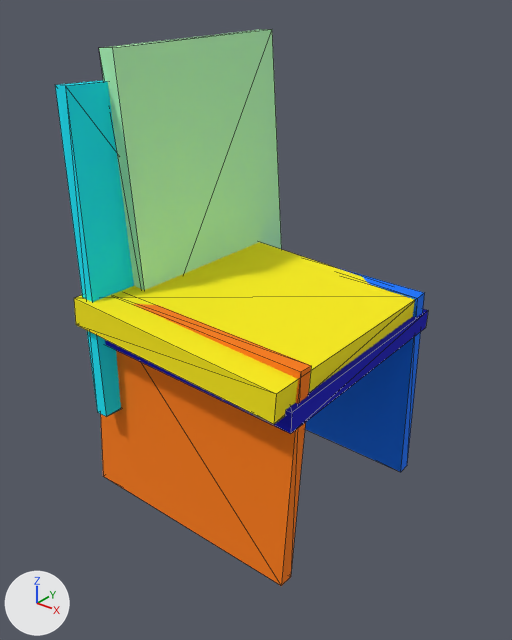
Two versions of the OBJ model train_preds/train_0_6d27c80c3da530d69b11da89c22111dd.obj, one commit apart.
Both versions are drawn from a 50 mm lens placed at (0.693, -0.882, 0.544), pointed at (0.018, -0.038, 0.02). Arrows for +X, +Y and +Z are at lower left; the lights stay in place. Mesh edges are drawn as thin lines. Where no turn or scale is listed for an object, it has been applied to the vertices.

Objects in the first picture: 'train_0_6d27c80c3da530d69b11da89c22111dd'.
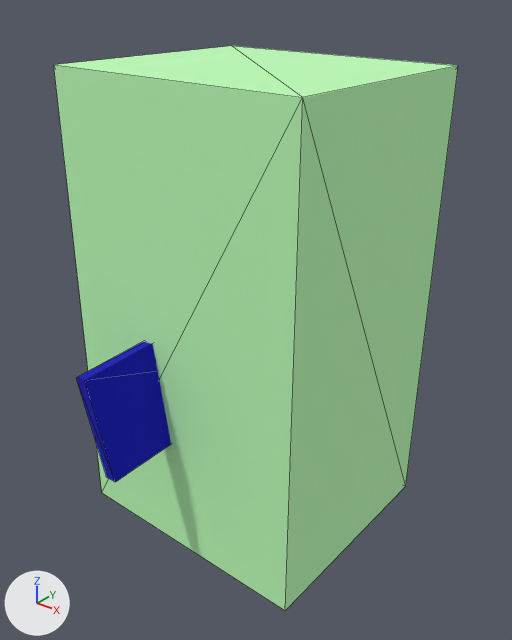
Patch to the scene script:
```diff
--- a/train_preds/train_0_6d27c80c3da530d69b11da89c22111dd.obj.py
+++ b/train_preds/train_0_6d27c80c3da530d69b11da89c22111dd.obj.py
@@ mat_m1 @@
 mat_m1 = principled_material('m1')
-mat_m1.base_color = (0.0, 0.172, 1.0)  # blue #0073ff
+mat_m1.base_color = (0.516, 1.0, 0.484)  # green #beffb9
 mat_m1.roughness = 1.0
@@ me_train_0_6d27c80c3da530d69b11da89c22111dd @@
 # used by ob_train_0_6d27c80c3da530d69b11da89c22111dd; location = (0.0, 0.0, 0.0)
-me_train_0_6d27c80c3da530d69b11da89c22111dd.from_pydata(...)  # 48 vertices, 72 faces; spans x -0.221..0.219, y -0.239..0.255, z -0.339..0.454
+me_train_0_6d27c80c3da530d69b11da89c22111dd.from_pydata(...)  # 16 vertices, 24 faces; spans x -0.234..0.227, y -0.338..0.191, z -0.372..0.427
+# me_train_0_6d27c80c3da530d69b11da89c22111dd part 1: the whole mesh is rebuilt
 me_train_0_6d27c80c3da530d69b11da89c22111dd.materials.append(mat_m0)
 me_train_0_6d27c80c3da530d69b11da89c22111dd.materials.append(mat_m1)
-me_train_0_6d27c80c3da530d69b11da89c22111dd.materials.append(mat_m2)  # cyan #00ebff
-me_train_0_6d27c80c3da530d69b11da89c22111dd.materials.append(mat_m3)  # green #b9ffbe
-me_train_0_6d27c80c3da530d69b11da89c22111dd.materials.append(mat_m4)  # yellow #ffef00
-me_train_0_6d27c80c3da530d69b11da89c22111dd.materials.append(mat_m5)  # orange #ff7c00
```

Where the change shows, as pixel boxes [x1, y1, x2, y2] in the pictures (512 x 640 px):
'train_0_6d27c80c3da530d69b11da89c22111dd', recoloured, reshaped (8% wider): before [55, 29, 428, 586]; after [54, 46, 458, 611]
